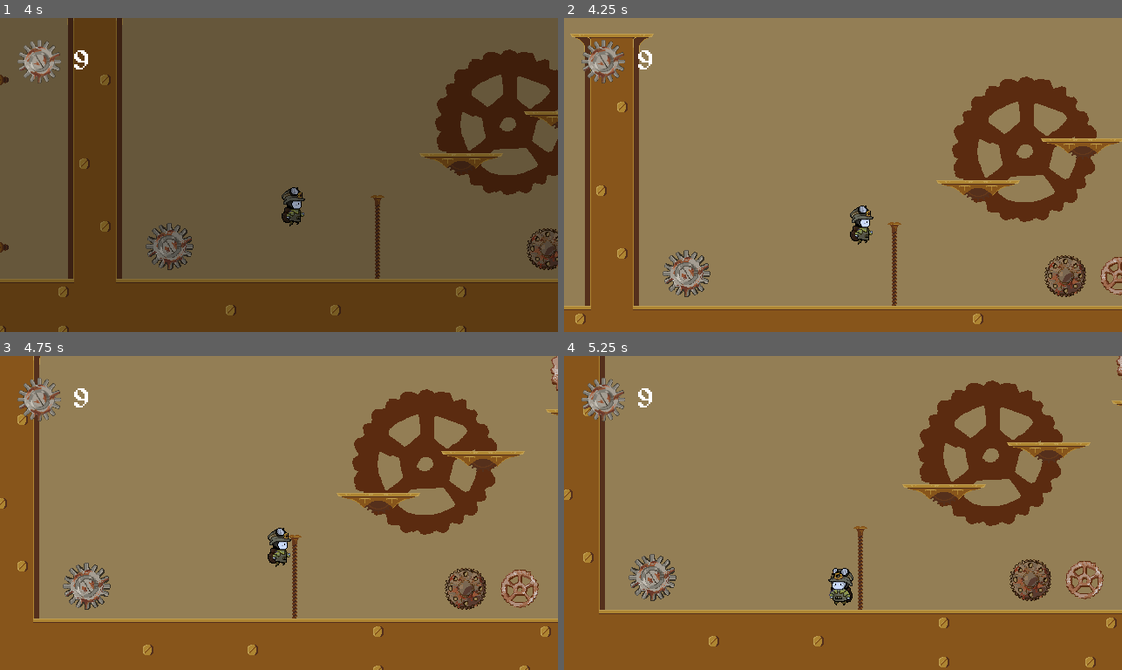
Above: before the commit, frames 1-4 (two rows, left to right).
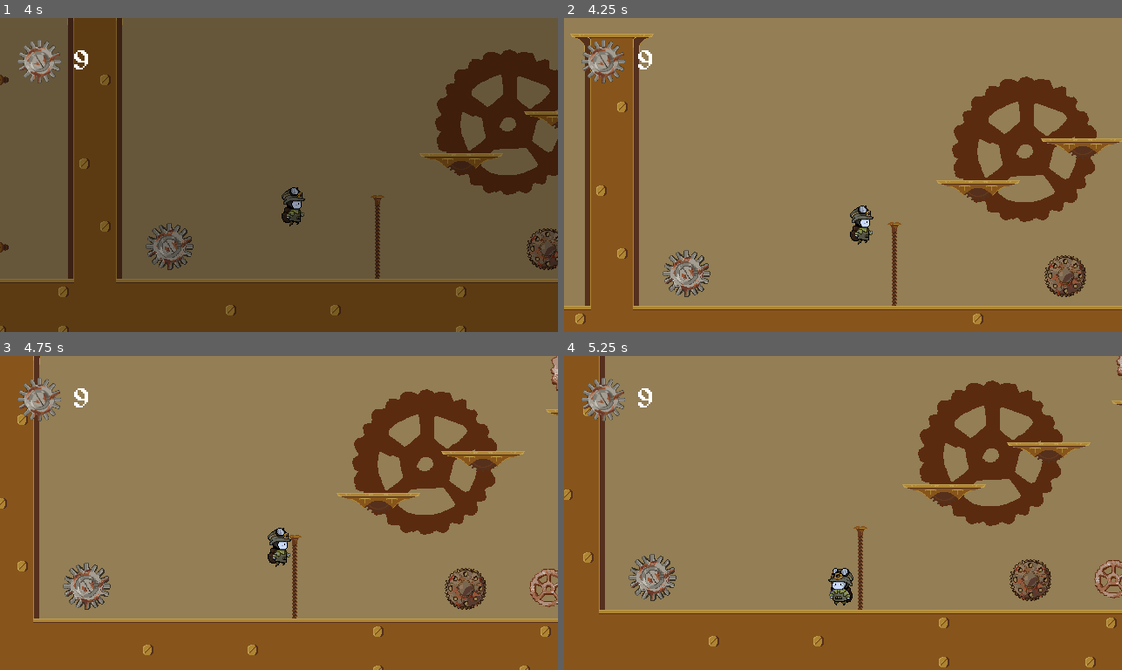
Above: after the commit, the same moments.

Repository: Tarnest/meow-meow-gj
Game: Godot game, scene res://scenes/start/start.tscn
Same seed, same stepped clock (60 frames per second), same inputs: the game is played once before the commit and once after it.
Inputs (mouse positions are in pixels of both pictures, inside the frame that each line leads up to):
- Up to frame 1 (4 s): click "Start" at 0.5 s; tap Enter at 1.25 s; move the mouse to (401, 159) at 1.27 s; hold Right (move_right) 1.28-2.78 s; tap E (interact) at 1.35, 2.85 s; tap Space (jump) at 1.52, 2.27, 3.77 s; move the mouse to (167, 190) at 2.02 s; tap A (move) at 2.1, 3.6 s; move the mouse to (334, 105) at 2.77 s; move the mouse to (251, 237) at 3.52 s; hold Right (move_right) from 3.53 s (still down)
- Up to frame 2 (4.25 s): keep holding Right (move_right)
- Up to frame 3 (4.75 s): keep holding Right (move_right); move the mouse to (446, 560) at 4.27 s; tap E (interact) at 4.35 s; tap Space (jump) at 4.52 s
- Up to frame 4 (5.25 s): move the mouse to (675, 465) at 5.02 s; release Right (move_right) at 5.03 s; tap A (move) at 5.1 s

Frame 1 is identical in both runs. In frame 2, 0.2% of the frame differs, in the area x 96-100%, y 76-89%; in frame 3, 0.6%, in the area x 89-100%, y 67-81%; in frame 4, 0.6%.

Commit message:
Added Rest of Sounds

Diff:
--- a/scenes/end/end.tscn
+++ b/scenes/end/end.tscn
@@ -3,6 +3,7 @@
 [ext_resource type="Theme" uid="uid://eu2bk7lq076" path="res://assets/text_theme.tres" id="1_8srqk"]
 [ext_resource type="Texture2D" uid="uid://df5evfi7v2uq6" path="res://scenes/end/end_screen_spritesheet.png" id="1_orl65"]
 [ext_resource type="Script" uid="uid://c2edl1kvvw07n" path="res://scenes/end/back_to_menu.gd" id="2_p1qr3"]
+[ext_resource type="AudioStream" uid="uid://bx12tnj2ewuao" path="res://sounds/victory/Final Fantasy Victory Fanfare - QuickSounds.com.mp3" id="4_hqgb4"]
 
 [sub_resource type="AtlasTexture" id="AtlasTexture_8srqk"]
 atlas = ExtResource("1_orl65")
@@ -83,6 +84,7 @@
 }]
 
 [node name="End" type="Node2D" unique_id=494480873]
+texture_filter = 1
 
 [node name="CanvasLayer" type="CanvasLayer" parent="." unique_id=811996813]
 
@@ -116,5 +118,11 @@
 script = ExtResource("2_p1qr3")
 
 [node name="AnimatedSprite2D" type="AnimatedSprite2D" parent="." unique_id=1569854302]
+texture_filter = 1
 position = Vector2(320, 180)
 sprite_frames = SubResource("SpriteFrames_klmf7")
+
+[node name="AudioStreamPlayer2D" type="AudioStreamPlayer2D" parent="." unique_id=1164582393]
+stream = ExtResource("4_hqgb4")
+volume_db = -10.0
+autoplay = true
--- a/scenes/player/player.gd
+++ b/scenes/player/player.gd
@@ -8,6 +8,7 @@
 @onready var sprite2d: Sprite2D = %Sprite2D
 @onready var clean_anim_left: Sprite2D = %CleanAnimationLeft
 @onready var clean_anim_right: Sprite2D = %CleanAnimationRight
+@onready var clean_sound: AudioStreamPlayer2D = %CleanSound
 
 var gravity: float = 20
 var speed: int = 250
--- a/scenes/player/player.tscn
+++ b/scenes/player/player.tscn
@@ -8,6 +8,7 @@
 [ext_resource type="Script" uid="uid://bfqh73566j8l8" path="res://scenes/player/states/clean.gd" id="6_qek5x"]
 [ext_resource type="Texture2D" uid="uid://01vce3n1mv4r" path="res://scenes/player/clean_left_spritesheet.png" id="7_5gtgg"]
 [ext_resource type="Texture2D" uid="uid://p780u2ck10uw" path="res://scenes/player/clean_right_spritesheet.png" id="8_h17s1"]
+[ext_resource type="AudioStream" uid="uid://btcwudk1ypi1x" path="res://sounds/clean/squeaky-clean.mp3" id="9_5gtgg"]
 
 [sub_resource type="Animation" id="Animation_75vfm"]
 length = 0.001
@@ -205,6 +206,20 @@
 "update": 1,
 "values": [6, 7, 8, 9, 10, 11, 12, 13]
 }
+tracks/1/type = "method"
+tracks/1/imported = false
+tracks/1/enabled = true
+tracks/1/path = NodePath("CleanSound")
+tracks/1/interp = 1
+tracks/1/loop_wrap = true
+tracks/1/keys = {
+"times": PackedFloat32Array(0),
+"transitions": PackedFloat32Array(1),
+"values": [{
+"args": [0.0],
+"method": &"play"
+}]
+}
 
 [sub_resource type="Animation" id="Animation_fcs02"]
 length = 0.6
@@ -220,6 +235,20 @@
 "update": 1,
 "values": [14, 15, 16, 17, 18, 19]
 }
+tracks/1/type = "method"
+tracks/1/imported = false
+tracks/1/enabled = true
+tracks/1/path = NodePath("CleanSound")
+tracks/1/interp = 1
+tracks/1/loop_wrap = true
+tracks/1/keys = {
+"times": PackedFloat32Array(0.23333333),
+"transitions": PackedFloat32Array(1),
+"values": [{
+"args": [],
+"method": &"stop"
+}]
+}
 
 [sub_resource type="Animation" id="Animation_myrg7"]
 length = 0.6
@@ -251,6 +280,20 @@
 "update": 1,
 "values": [6, 7, 8, 9, 10, 11, 12, 13]
 }
+tracks/1/type = "method"
+tracks/1/imported = false
+tracks/1/enabled = true
+tracks/1/path = NodePath("CleanSound")
+tracks/1/interp = 1
+tracks/1/loop_wrap = true
+tracks/1/keys = {
+"times": PackedFloat32Array(0),
+"transitions": PackedFloat32Array(1),
+"values": [{
+"args": [0.0],
+"method": &"play"
+}]
+}
 
 [sub_resource type="Animation" id="Animation_uf5tr"]
 length = 0.6
@@ -265,6 +308,20 @@
 "transitions": PackedFloat32Array(1, 1, 1, 1, 1, 1),
 "update": 1,
 "values": [14, 15, 16, 17, 18, 19]
+}
+tracks/1/type = "method"
+tracks/1/imported = false
+tracks/1/enabled = true
+tracks/1/path = NodePath("CleanSound")
+tracks/1/interp = 1
+tracks/1/loop_wrap = true
+tracks/1/keys = {
+"times": PackedFloat32Array(0.23333333),
+"transitions": PackedFloat32Array(1),
+"values": [{
+"args": [],
+"method": &"stop"
+}]
 }
 
 [sub_resource type="Animation" id="Animation_lgqa7"]
@@ -366,3 +423,7 @@
 position = Vector2(0, -4)
 texture = ExtResource("8_h17s1")
 hframes = 20
+
+[node name="CleanSound" type="AudioStreamPlayer2D" parent="." unique_id=1646777363]
+unique_name_in_owner = true
+stream = ExtResource("9_5gtgg")
--- a/scenes/player/states/clean.gd
+++ b/scenes/player/states/clean.gd
@@ -11,6 +11,7 @@
 
 func _enter() -> void:
 	set_physics_process(true)
+	player.direction_x = 0
 	match player.last_direction:
 		1:
 			clean_right()
@@ -34,7 +35,6 @@
 
 	# once wind up is done, loop
 	player.animation_player.queue("Clean/clean_left_loop")
-
 	await get_tree().create_timer(clean_time).timeout
 
 	# after timer, wind down
@@ -51,7 +51,6 @@
 
 	# once wind up is done, loop
 	player.animation_player.queue("Clean/clean_right_loop")
-
 	await get_tree().create_timer(clean_time).timeout
 
 	# after timer, wind down
--- a/scenes/watch/background/background_sound.tscn
+++ b/scenes/watch/background/background_sound.tscn
@@ -12,5 +12,5 @@
 
 [node name="Ticking" type="AudioStreamPlayer2D" parent="." unique_id=1184153228]
 stream = ExtResource("2_6h67s")
-volume_db = -13.194
+volume_db = -10.0
 autoplay = true
--- a/scenes/watch/watch.tscn
+++ b/scenes/watch/watch.tscn
@@ -15,6 +15,7 @@
 [ext_resource type="PackedScene" uid="uid://dkn667rpq0gmi" path="res://scenes/watch/gear/cogs/medium_cogs/medium_cog_3.tscn" id="9_sm5pv"]
 [ext_resource type="PackedScene" uid="uid://dt3p05ik6a1b6" path="res://scenes/watch/gear/cogs/deco_cogs/deco_cog_1.tscn" id="12_b3etc"]
 [ext_resource type="PackedScene" uid="uid://ddnnojx5aq4gq" path="res://scenes/watch/gear/cogs/deco_cogs/deco_cog_2.tscn" id="13_suehv"]
+[ext_resource type="PackedScene" uid="uid://cdw23mtjtfn1d" path="res://scenes/watch/background/background_sound.tscn" id="16_hiv0o"]
 
 [node name="Watch" type="Node2D" unique_id=1601395757]
 script = ExtResource("1_d4mxv")
@@ -66,7 +67,7 @@
 position = Vector2(-249, 302)
 
 [node name="SmallCog3" parent="Gears" unique_id=1323788451 instance=ExtResource("7_b3etc")]
-position = Vector2(-187, 301)
+position = Vector2(-154, 300)
 
 [node name="MediumCog3" parent="Gears" unique_id=2092090137 instance=ExtResource("5_ji788")]
 position = Vector2(1269, 2)
@@ -94,3 +95,5 @@
 
 [node name="DecoCog2" parent="DecoGears" unique_id=8414142 instance=ExtResource("13_suehv")]
 position = Vector2(-295, 156)
+
+[node name="BackgroundSound" parent="." unique_id=518496341 instance=ExtResource("16_hiv0o")]
Not shown, added: sounds/clean/squeaky-clean.mp3.import
Not shown, added: sounds/victory/Final Fantasy Victory Fanfare - QuickSounds.com.mp3.import
Not shown, added: sounds/clean/squeaky-clean.mp3
Not shown, added: sounds/victory/Final Fantasy Victory Fanfare - QuickSounds.com.mp3
